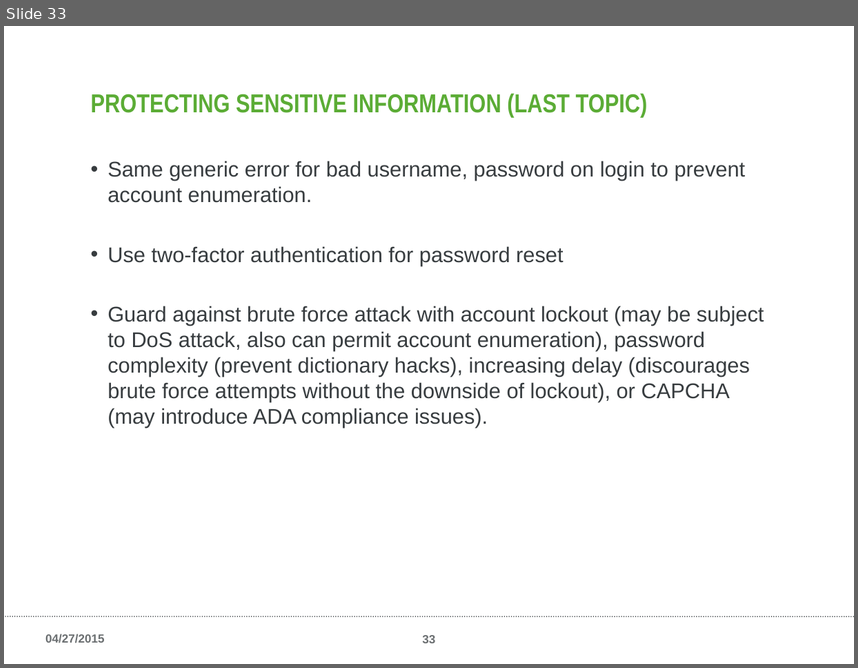
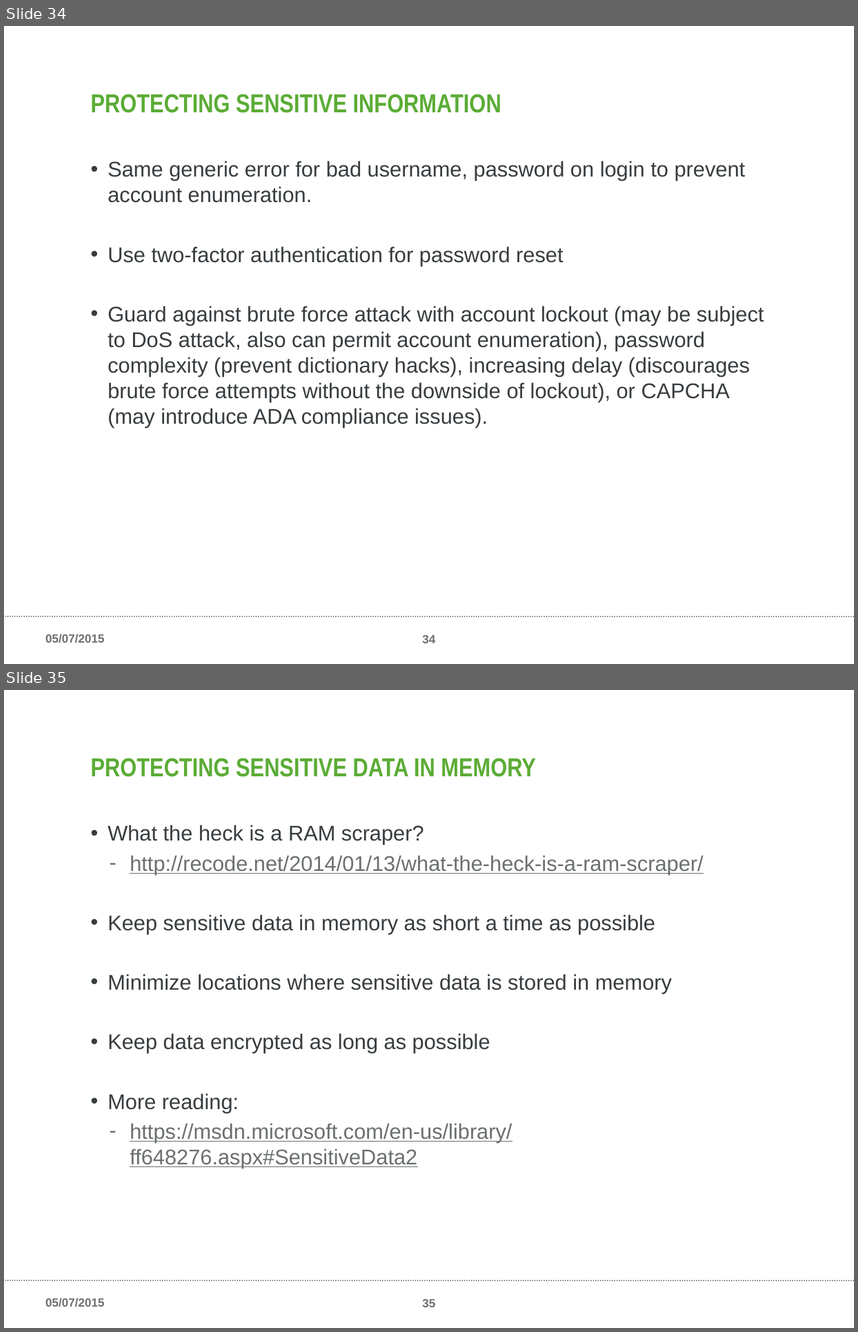
Before and after one commit to tjs1715/black-brd, a slide deck: public/OWASP-2015.pptx. Shown one above the other, each under a label of ours: slide 33 before the commit, slides 34 and 35 after it. The pictures are 858x668 and 858x1332 pixels, drawn with LibreOffice and Linux fonts; fonts in the diff are those of the drawing; background and template pictures are left out. Boxes give left, top, right and bottom in pixels: in the first picture for what was removed or moved away, otherwise in the second. Text is boxed around its words. In the diff, an @@ line names an element or a change of style, - is before the commit and + after.

```diff
--- a/public/OWASP-2015.pptx
+++ b/public/OWASP-2015.pptx
@@ slide 35 added at bbox=[4, 690, 854, 1328], background #FFFFFF; not listed: 3 template elements that a slide beside it also shows @@
@@ title added at bbox=[91, 758, 536, 777], 22 pt, text #5BAC35, bold @@
+PROTECTING SENSITIVE DATA IN MEMORY
@@ text added at bbox=[107, 825, 703, 1167], 18 pt, text #373C3F @@
+• What the heck is a RAM scraper?
+  – http://recode.net/2014/01/13/what-the-heck-is-a-ram-scraper/
+• Keep sensitive data in memory as short a time as possible
+• Minimize locations where sensitive data is stored in memory
+• Keep data encrypted as long as possible
+• More reading:
+  – https://msdn.microsoft.com/en-us/library/ff648276.aspx#SensitiveData2
@@ what was slide 33 is now slide 34 @@
@@ slide 34 changed as well @@
@@ title at bbox=[91, 94, 501, 113]: text changed @@
-PROTECTING SENSITIVE INFORMATION (LAST TOPIC)
+PROTECTING SENSITIVE INFORMATION
@@ text at bbox=[45, 633, 104, 643]: text changed @@
-04/27/2015
+05/07/2015
@@ page number at bbox=[422, 635, 435, 643]: text changed @@
-33
+34
```
Also in this commit, not shown: 36 other slides changed, 1 other slide added, 1 slide removed, 25 other files.
